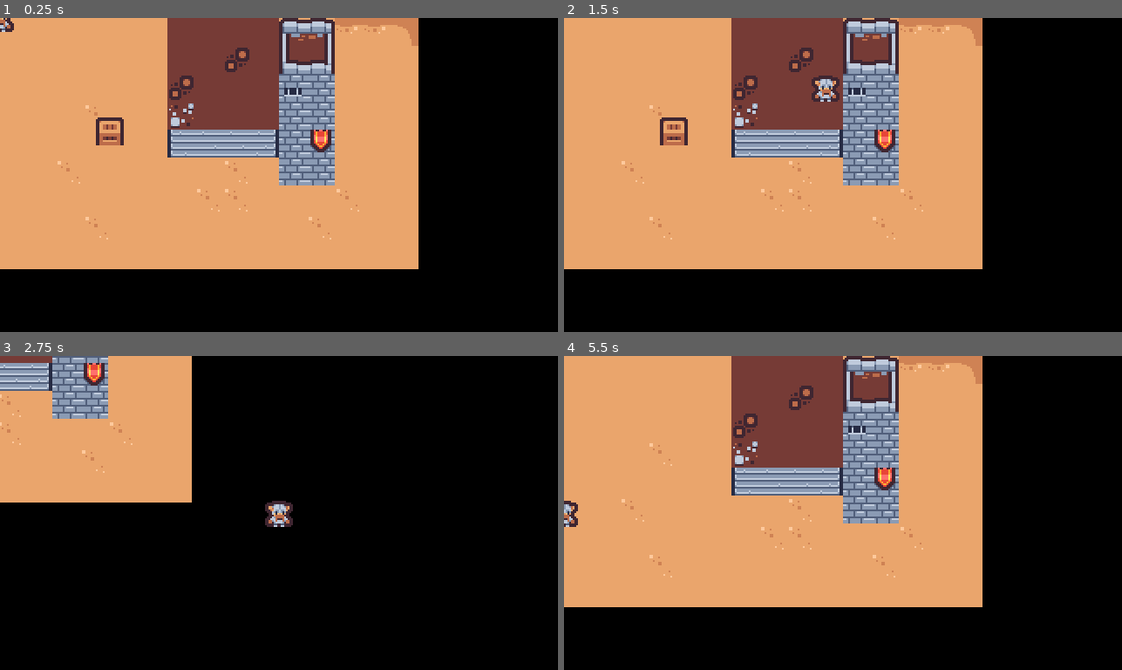
Above: before the commit, frames 1-4 (two rows, left to right).
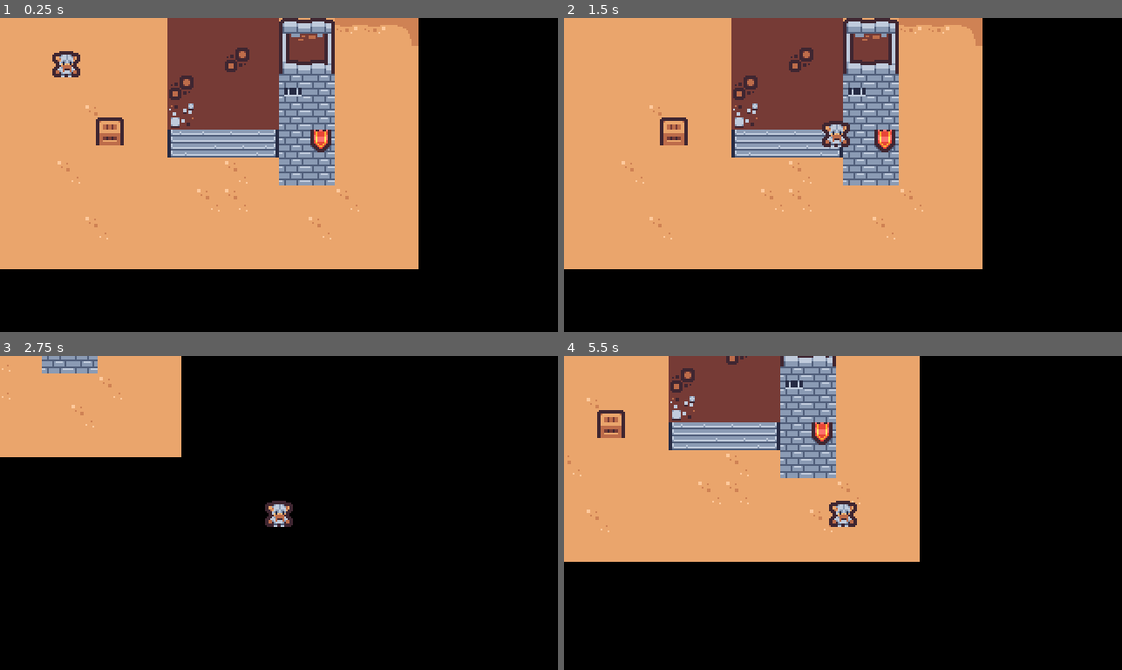
Above: after the commit, the same moments.

Repository: mkraenz/dwarves-of-mikraz-1
Game: Godot game, scene res://World.tscn
Same seed, same stepped clock (60 frames per second), same inputs: the game is played once before the commit and once after it.
Inputs (mouse positions are in pixels of both pictures, inside the frame that each line leads up to):
- Up to frame 1 (0.25 s): no input
- Up to frame 2 (1.5 s): tap Enter at 0.5 s; move the mouse to (675, 131) at 0.52 s; hold D (right) 0.53-1.28 s; hold E (act) 0.53-1.28 s; click (675, 131) at 0.67 s; move the mouse to (731, 190) at 1.27 s; hold Down (down) from 1.28 s (still down); tap Space (confirm) at 1.35 s
- Up to frame 3 (2.75 s): move the mouse to (334, 443) at 2.02 s; release Down (down) at 2.03 s; hold D (right) from 2.03 s (still down); tap 0 at 2.1 s
- Up to frame 4 (5.5 s): move the mouse to (815, 575) at 2.77 s; release D (right) at 2.78 s; hold W (up) 2.78-3.53 s; tap 9 at 2.85 s; click (815, 575) at 2.92 s; move the mouse to (1010, 560) at 3.52 s; hold E (act) 3.53-4.28 s; hold A (left) 3.53-5.03 s; move the mouse to (675, 465) at 4.27 s; tap Space (confirm) at 4.35, 5 s; move the mouse to (870, 513) at 5.02 s; hold Down (down) from 5.03 s (still down); tap 0 at 5.1 s; click (870, 513) at 5.17 s

The runs differ from the first frame. In frame 1, 0.5% of the frame differs, in the area x 0-15%, y 0-19%; in frame 2, 0.7%; in frame 3, 8.6%; in frame 4, 35%, in the area x 0-75%, y 0-80%.

Commit message:
refactor: prep action radius

Diff:
--- a/World.tscn
+++ b/World.tscn
@@ -308,6 +308,7 @@
 layer_1/tile_data = PackedInt32Array(655360, 131072, 17, 589824, 131072, 17, 524288, 131072, 17, 458752, 131072, 17, 39 …(1361 unchanged characters)…
 
 [node name="Player" parent="TileMap" instance=ExtResource("3_5oc1k")]
+position = Vector2(38, 26)
 
 [node name="Camera2D" type="Camera2D" parent="TileMap/Player"]
 limit_left = 0
--- a/player/ActionRadius.gd
+++ b/player/ActionRadius.gd
@@ -3,11 +3,10 @@
 var entered_bodies: Array = []
 
 
-func _on_body_exited(body: Node2D):
-	if not body in entered_bodies:
-		print(body)
+func _on_body_entered(body: Node2D):
+	if body is PhysicsBody2D and body not in entered_bodies:
 		entered_bodies.append(body)
 
 
-func _on_body_entered(body: Node2D):
+func _on_body_exited(body: Node2D):
 	entered_bodies.erase(body)
--- a/player/Player.tscn
+++ b/player/Player.tscn
@@ -62,7 +62,7 @@
 bus = &"Sounds"
 
 [node name="ActionRadius" type="Area2D" parent="."]
-monitorable = false
+collision_layer = 0
 script = ExtResource("4_sw58l")
 
 [node name="CollisionShape2D" type="CollisionShape2D" parent="ActionRadius"]
--- a/world/crate.tscn
+++ b/world/crate.tscn
@@ -25,6 +25,7 @@
 size = Vector2(16, 16)
 
 [node name="Crate" type="RigidBody2D"]
+collision_mask = 0
 
 [node name="AnimatedSprite2D" type="AnimatedSprite2D" parent="."]
 sprite_frames = SubResource("SpriteFrames_rc7yc")
@@ -35,6 +36,7 @@
 
 [node name="MouseCollider" type="Area2D" parent="."]
 collision_mask = 0
+monitorable = false
 script = ExtResource("3_vwk5i")
 
 [node name="ClickableArea" type="CollisionShape2D" parent="MouseCollider"]
